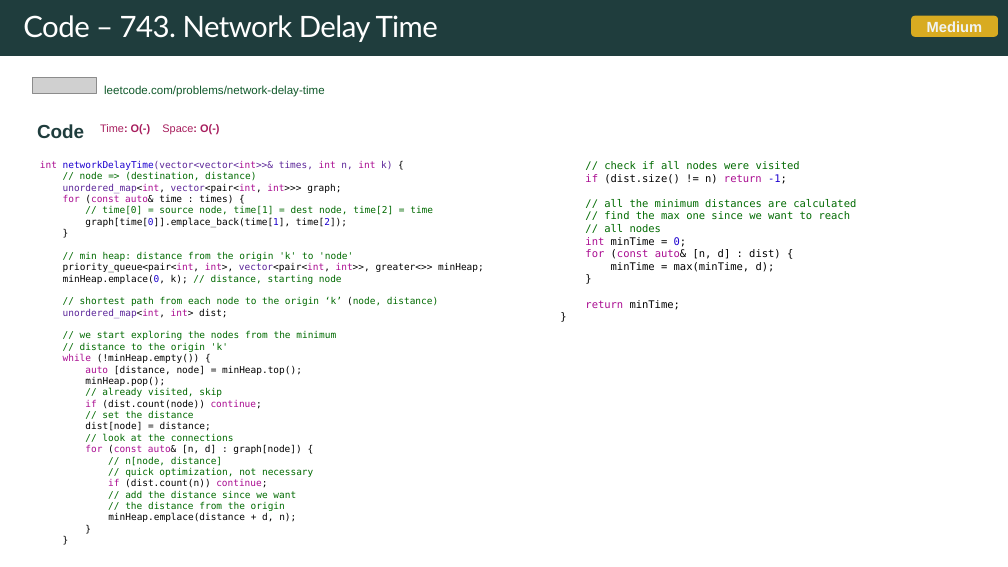
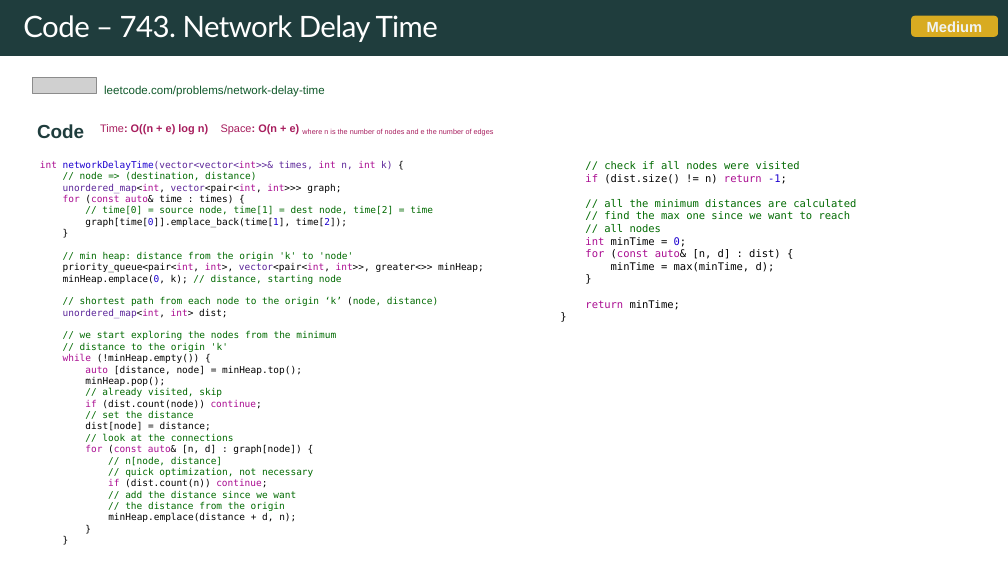
Before and after one commit to rfdavid/coding-interview-handbook-cpp, a slide deck: slide 155 of Algorithm and problem Solving Cheatsheet.pptm (slide 146 before the commit). Drawn at 1008x567 pixels with LibreOffice and Linux fonts; fonts in the diff are those of the drawing; grey boxes stand for pictures. Boxes give left, top, right and bottom in pixels: in the first picture for what was removed or moved away, otherwise in the second. Text is boxed around its words. In the diff, an @@ line names an element or a change of style, - is before the commit and + after.

```diff
--- a/Algorithm and problem Solving Cheatsheet.pptm
+++ b/Algorithm and problem Solving Cheatsheet.pptm
@@ text at bbox=[37, 124, 494, 138]: text changed; size 18 to 12 pt; bold off @@
-Code Time: O(-) Space: O(-)
+Code Time: O((n + e) log n) Space: O(n + e) where n is the number of nodes and e the number of edges
```
Also in this commit, not shown: 21 other slides changed, 27 slides added, 14 other files.
